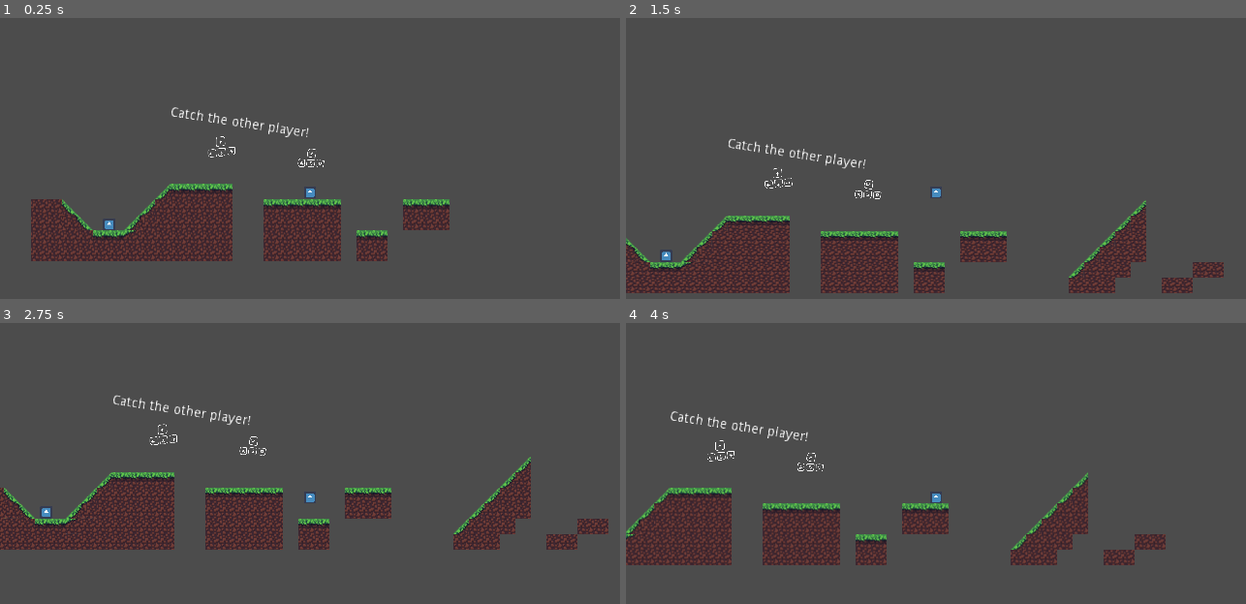
Above: before the commit, frames 1-4 (two rows, left to right).
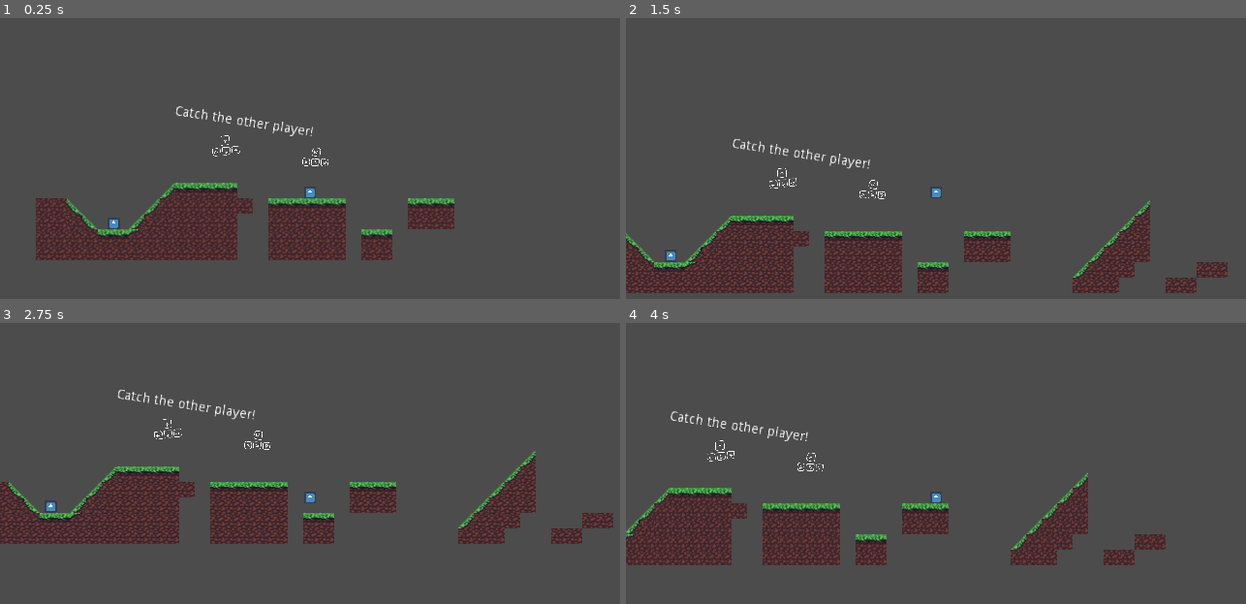
Above: after the commit, the same moments.

Repository: alteduard/TasjammGodot
Game: Godot game, scene res://Assets/Scenes/Game.tscn
Two runs of this game, one before a commit and one after it. Both use one fixed random seed, a clock stepped at 60 frames per second and the inputs below. The engine's default icon, where the game draws it, is replaced by a stand-in: a white triangle on a blue panel in a dark square.
Inputs:
- Up to frame 1 (0.25 s): no input
- Up to frame 2 (1.5 s): hold D (right1) from 0.53 s (still down); tap Left (left2) at 0.6 s; tap W (jump1) at 0.77 s; tap Right (right2) at 1.35 s
- Up to frame 3 (2.75 s): tap W (jump1) at 1.52 s; release D (right1) at 2.03 s; hold A (left1) from 2.03 s (still down); tap Left (left2) at 2.1 s
- Up to frame 4 (4 s): release A (left1) at 2.78 s; hold D (right1) from 2.78 s (still down); tap Right (right2) at 2.85 s; tap W (jump1) at 3.02, 3.77 s; tap Left (left2) at 3.6 s

The runs differ from the first frame. In frame 1, 6.6% of the frame differs, in the area x 5-74%, y 31-87%; in frame 2, 6.9%; in frame 3, 10%, in the area x 0-99%, y 23-81%; in frame 4, 0.1%.

Commit message:
Player 2 Can win now
I also imported but not used my tileset

Diff:
--- a/Assets/Objects/Player.tscn
+++ b/Assets/Objects/Player.tscn
@@ -7,6 +7,7 @@
 extents = Vector2( 31.9188, 31.8119 )
 
 [node name="Player" type="KinematicBody2D"]
+position = Vector2( -2.10529, -5.26318 )
 script = ExtResource( 2 )
 __meta__ = {
 "_edit_group_": true
--- /dev/null
+++ b/Assets/Objects/Player2Wins.gd
@@ -0,0 +1 @@
+extends Area2D
--- a/Assets/Scenes/Game.tscn
+++ b/Assets/Scenes/Game.tscn
@@ -1,10 +1,14 @@
-[gd_scene load_steps=6 format=2]
+[gd_scene load_steps=8 format=2]
 
 [ext_resource path="res://Assets/Tileset/TileSet.tres" type="TileSet" id=1]
 [ext_resource path="res://Assets/Objects/Player.tscn" type="PackedScene" id=2]
 [ext_resource path="res://Assets/Scripts/MapController.gd" type="Script" id=3]
 [ext_resource path="res://Assets/Scripts/arrows.png" type="Texture" id=4]
 [ext_resource path="res://Assets/Sprites/wasd.png" type="Texture" id=5]
+[ext_resource path="res://Assets/Objects/Player2Wins.gd" type="Script" id=6]
+
+[sub_resource type="RectangleShape2D" id=1]
+extents = Vector2( 221.982, 1282.56 )
 
 [node name="Node2D" type="Node2D"]
 __meta__ = {
@@ -16,13 +20,13 @@
 cell_size = Vector2( 16, 16 )
 collision_use_kinematic = true
 format = 1
-tile_data = PoolIntArray( -262156, 6, 0, -262155, 7, 0, -262 …(142 unchanged characters)…  0, -196617, 5, 0, -196616, 5, 0, -196613, 7, 0, -196612, 7, 0, -196611, 7, 0, - …(827 unchanged characters)…
+tile_data = PoolIntArray( -262156, 6, 0, -262155, 7, 0, -262 …(142 unchanged characters)…  0, -196617, 5, 0, -196616, 5, 0, -196615, 5, 0, -196613, 7, 0, -196612, 7, 0, -196611, 7, 0, - …(827 unchanged characters)…
 __meta__ = {
 "_edit_lock_": true
 }
 
 [node name="Player" parent="." instance=ExtResource( 2 )]
-position = Vector2( -31.9573, -78.1231 )
+position = Vector2( -36.6013, -74.806 )
 scale = Vector2( 0.2, 0.2 )
 move_speed = 75
 jump_force = 120
@@ -40,6 +44,12 @@
 move_speed = 75
 jump_force = 120
 gravity = 200
+
+[node name="Area2D" type="Area2D" parent="Player2"]
+script = ExtResource( 6 )
+
+[node name="CollisionShape2D" type="CollisionShape2D" parent="Player2/Area2D"]
+shape = SubResource( 1 )
 
 [node name="Node" type="Node" parent="."]
 
@@ -65,3 +75,4 @@
 position = Vector2( -123.047, -117.908 )
 scale = Vector2( 0.1, 0.1 )
 texture = ExtResource( 4 )
+[connection signal="body_entered" from="Player2/Area2D" to="Player" method="_on_Area2D_body_entered"]
--- a/Assets/Scenes/MainMenu.tscn
+++ /dev/null
@@ -1,65 +0,0 @@
-[gd_scene load_steps=3 format=2]
-
-[ext_resource path="res://Assets/Sprites/PlayGame.jpeg" type="Texture" id=1]
-[ext_resource path="res://Assets/Scripts/ChangeScene.gd" type="Script" id=2]
-
-[node name="Control" type="Control"]
-anchor_right = 1.0
-anchor_bottom = 1.0
-__meta__ = {
-"_edit_lock_": true,
-"_edit_use_anchors_": false
-}
-
-[node name="ColorRect" type="ColorRect" parent="."]
-margin_left = -4.0
-margin_top = -8.0
-margin_right = 348.0
-margin_bottom = 188.0
-__meta__ = {
-"_edit_lock_": true
-}
-
-[node name="RichTextLabel" type="RichTextLabel" parent="."]
-anchor_left = -0.00337725
-anchor_top = -0.003002
-anchor_right = -0.00337725
-anchor_bottom = -0.003002
-margin_left = 30.0247
-margin_top = 11.2422
-margin_right = 302.025
-margin_bottom = 172.242
-custom_colors/default_color = Color( 0, 0, 0, 1 )
-text = "Player 1 starts with a headstart. Player 2 needs to come close to player 1 to win. Player 1 needs to reach the end to win."
-__meta__ = {
-"_edit_lock_": true,
-"_edit_use_anchors_": false
-}
-
-[node name="RichTextLabel2" type="RichTextLabel" parent="."]
-anchor_left = -0.00337725
-anchor_top = -0.003002
-anchor_right = -0.00337725
-anchor_bottom = -0.003002
-margin_left = 31.1054
-margin_top = 66.3588
-margin_right = 303.105
-margin_bottom = 227.359
-custom_colors/default_color = Color( 0, 0, 0, 1 )
-text = "Player 1 moves with WASD. Player 2 moves with arrow keys"
-__meta__ = {
-"_edit_lock_": true,
-"_edit_use_anchors_": false
-}
-
-[node name="TextureButton" type="TextureButton" parent="."]
-margin_left = 73.7892
-margin_top = 108.652
-margin_right = 248.789
-margin_bottom = 182.652
-texture_normal = ExtResource( 1 )
-expand = true
-script = ExtResource( 2 )
-__meta__ = {
-"_edit_use_anchors_": false
-}
--- a/Assets/Scenes/Player1Wins.tscn
+++ b/Assets/Scenes/Player1Wins.tscn
@@ -1,6 +1,7 @@
-[gd_scene load_steps=2 format=2]
+[gd_scene load_steps=3 format=2]
 
-[ext_resource path="res://Assets/Scripts/ChangeScene.gd" type="Script" id=1]
+[ext_resource path="res://Assets/Scripts/ButtonChangeScene.gd" type="Script" id=1]
+[ext_resource path="res://Assets/Sprites/Player1Wins.png" type="Texture" id=2]
 
 [node name="Control" type="Control"]
 anchor_right = 1.0
@@ -10,24 +11,17 @@
 "_edit_use_anchors_": false
 }
 
-[node name="RichTextLabel" type="RichTextLabel" parent="."]
-margin_left = 100.323
-margin_top = 26.7085
-margin_right = 258.323
-margin_bottom = 64.7085
-text = "Player 2 Wins"
+[node name="Button" type="Button" parent="."]
+margin_left = 101.0
+margin_top = 83.0
+margin_right = 219.0
+margin_bottom = 135.0
+script = ExtResource( 1 )
 __meta__ = {
 "_edit_use_anchors_": false
 }
 
-[node name="Button" type="Button" parent="."]
-margin_left = 75.8251
-margin_top = 82.8139
-margin_right = 235.825
-margin_bottom = 114.814
-text = "Back To Main Menu"
-script = ExtResource( 1 )
-__meta__ = {
-"_edit_use_anchors_": false
-}
-Scene = "res://Assets/Scenes/MainMenu.tscn"
+[node name="Player1Wins" type="Sprite" parent="."]
+position = Vector2( 160.131, 89.683 )
+scale = Vector2( 0.156, 0.116 )
+texture = ExtResource( 2 )
--- a/Assets/Scenes/Player2Wins.tscn
+++ b/Assets/Scenes/Player2Wins.tscn
@@ -1,6 +1,7 @@
-[gd_scene load_steps=2 format=2]
+[gd_scene load_steps=3 format=2]
 
-[ext_resource path="res://Assets/Scripts/ChangeScene.gd" type="Script" id=1]
+[ext_resource path="res://Assets/Sprites/Player2Wins.png" type="Texture" id=1]
+[ext_resource path="res://Assets/Scripts/ButtonChangeScene.gd" type="Script" id=2]
 
 [node name="Control" type="Control"]
 anchor_right = 1.0
@@ -10,24 +11,17 @@
 "_edit_use_anchors_": false
 }
 
-[node name="RichTextLabel" type="RichTextLabel" parent="."]
-margin_left = 85.7333
-margin_top = 58.0493
-margin_right = 243.733
-margin_bottom = 96.0493
-text = "Player 1 Wins"
+[node name="Button" type="Button" parent="."]
+margin_left = 102.0
+margin_top = 83.0
+margin_right = 214.0
+margin_bottom = 135.0
+script = ExtResource( 2 )
 __meta__ = {
 "_edit_use_anchors_": false
 }
 
-[node name="Button" type="Button" parent="."]
-margin_left = 86.6951
-margin_top = 86.6278
-margin_right = 221.695
-margin_bottom = 123.628
-text = "Back To Main Menu"
-script = ExtResource( 1 )
-__meta__ = {
-"_edit_use_anchors_": false
-}
-Scene = "res://Assets/Scenes/MainMenu.tscn"
+[node name="Player2Wins" type="Sprite" parent="."]
+position = Vector2( 164.791, 87.3524 )
+scale = Vector2( 0.148572, 0.128868 )
+texture = ExtResource( 1 )
--- a/Assets/Scripts/ChangeScene.gd
+++ b/Assets/Scripts/ButtonChangeScene.gd
@@ -1,4 +1,4 @@
-extends TextureButton
+extends Button
 
 export var Scene := "res://Assets/Scenes/Game.tscn"
 
--- a/Assets/Scripts/MapController.gd
+++ b/Assets/Scripts/MapController.gd
@@ -11,7 +11,6 @@
 # Called when the node enters the scene tree for the first time.
 func _ready():
 	var files = list_files_in_directory("res://Assets/MapSections/")
-	print(files.size())
 	for f in files:
 		var file = load(f)
 		scenes.push_back(file)
--- a/Assets/Scripts/Player.gd
+++ b/Assets/Scripts/Player.gd
@@ -56,3 +56,14 @@
 		snap = false
 		pass
 	pass
+
+
+
+
+func _on_Area2D_body_entered(body):
+	if(body.get_name() == "Player"):
+		print("collided with PLaayer 1")
+		get_tree().change_scene("res://Assets/Scenes/Player2Wins.tscn")
+		pass
+	print(body)
+	pass # Replace with function body.
Binary file added: Assets/Sprites/Background.png
Not shown, added: Assets/Sprites/Background.png.import
Binary file added: Assets/Sprites/Player1Wins.png
Not shown, added: Assets/Sprites/Player1Wins.png.import
Binary file added: Assets/Sprites/Player2Wins.png
Not shown, added: Assets/Sprites/Player2Wins.png.import
Binary file added: Assets/Tileset/tileset.png
Not shown, added: Assets/Tileset/tileset.png.import
